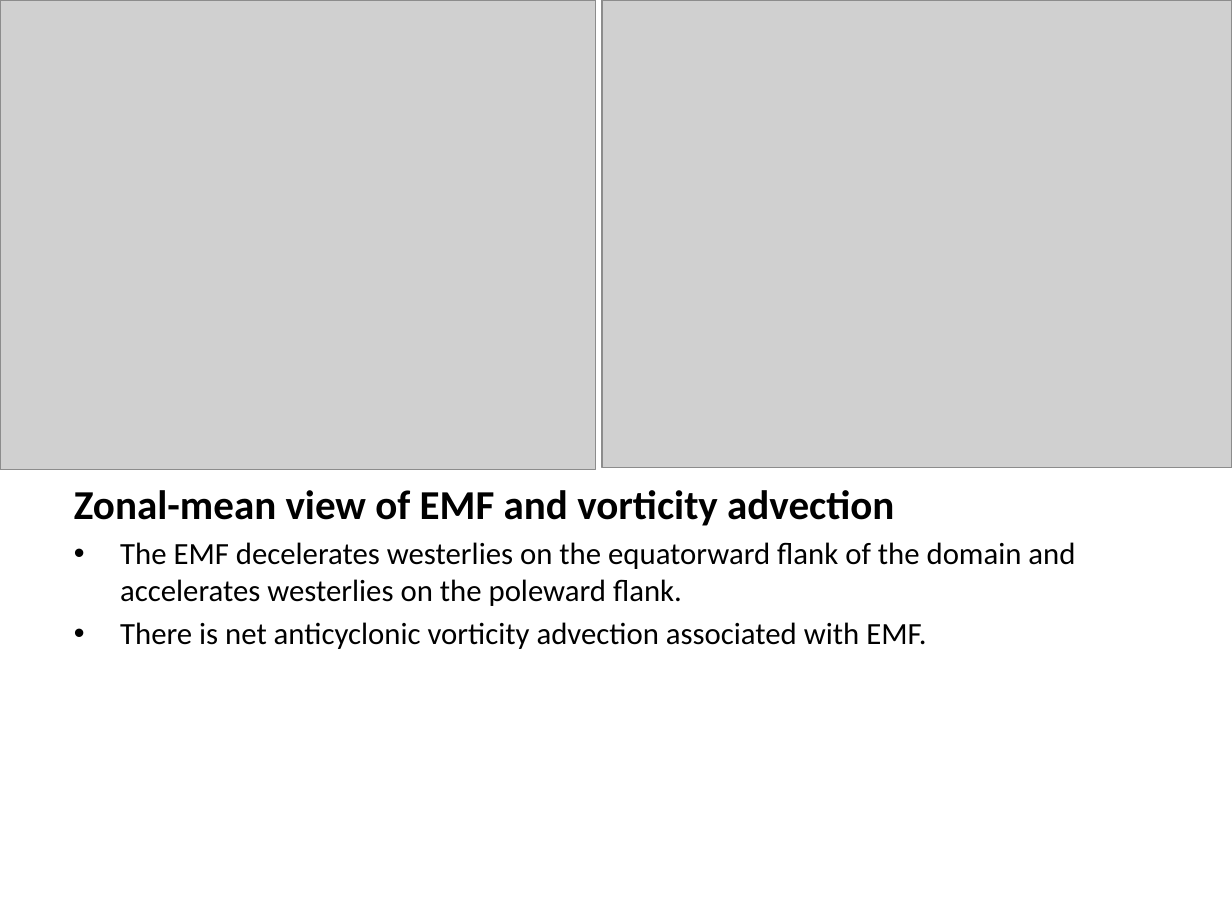
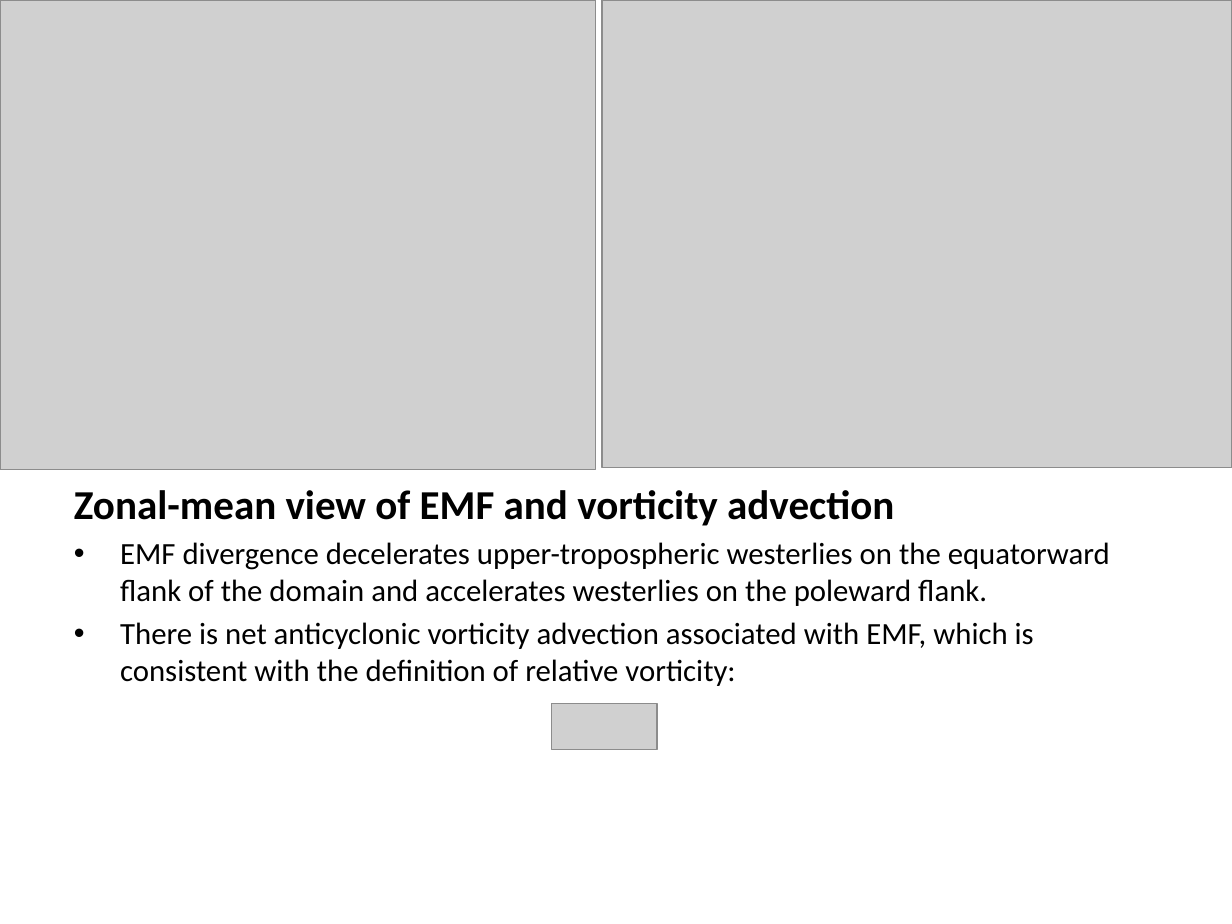
Before and after one commit to jpan84/QGomega, a slide deck: slide 9 of baroc_wv_diag_draft.pptx. Drawn at 1232x924 pixels with LibreOffice and Linux fonts; fonts in the diff are those of the drawing; grey boxes stand for pictures. Boxes give left, top, right and bottom in pixels: in the first picture for what was removed or moved away, otherwise in the second. Text is boxed around its words. In the diff, an @@ line names an element or a change of style, - is before the commit and + after.

```diff
--- a/baroc_wv_diag_draft.pptx
+++ b/baroc_wv_diag_draft.pptx
@@ text at [120,542,1110,686]: text changed @@
-• The EMF decelerates westerlies on the equatorward flank of the domain and accelerates westerlies on the poleward flank.
-• There is net anticyclonic vorticity advection associated with EMF.
+• EMF divergence decelerates upper-tropospheric westerlies on the equatorward flank of the domain and accelerates westerlies on the poleward flank.
+• There is net anticyclonic vorticity advection associated with EMF, which is consistent with the definition of relative vorticity:
@@ picture added at [552,703,658,750] @@
```
Also in this commit, not shown: 2 other slides changed, 2 slides added.
